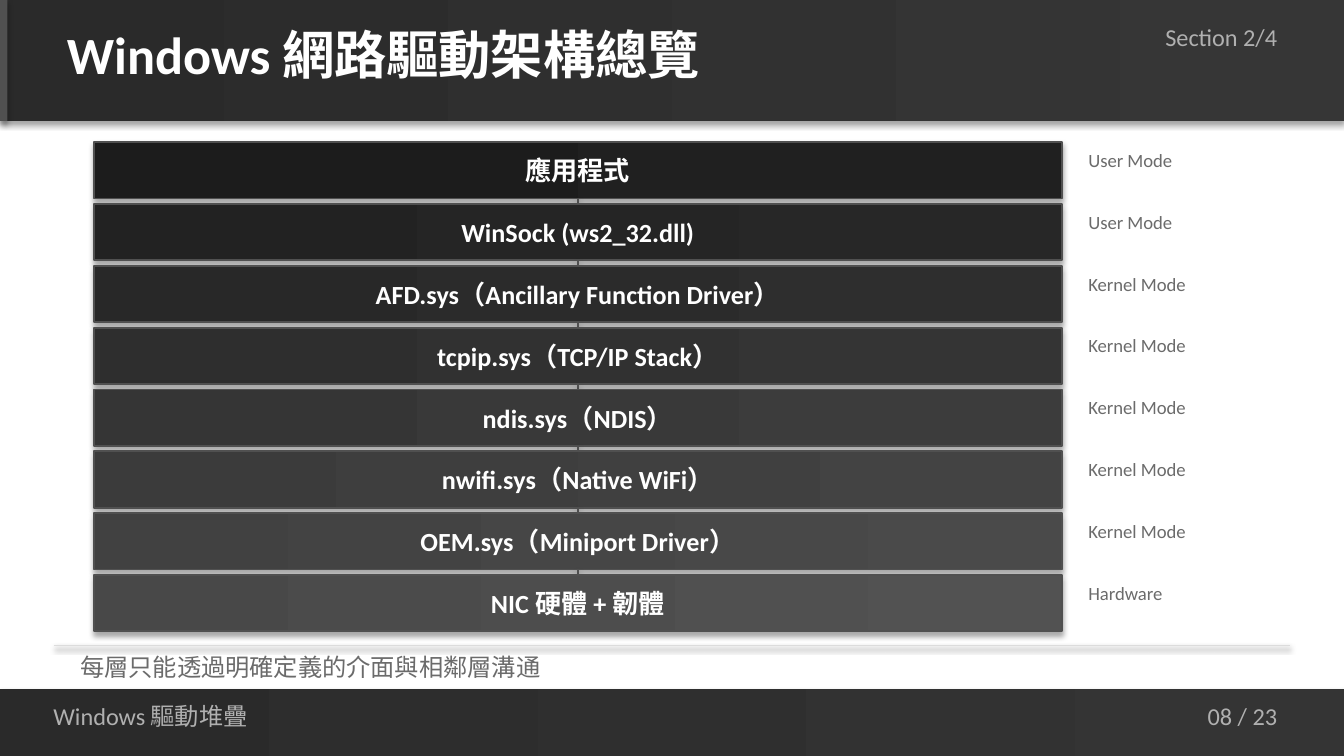
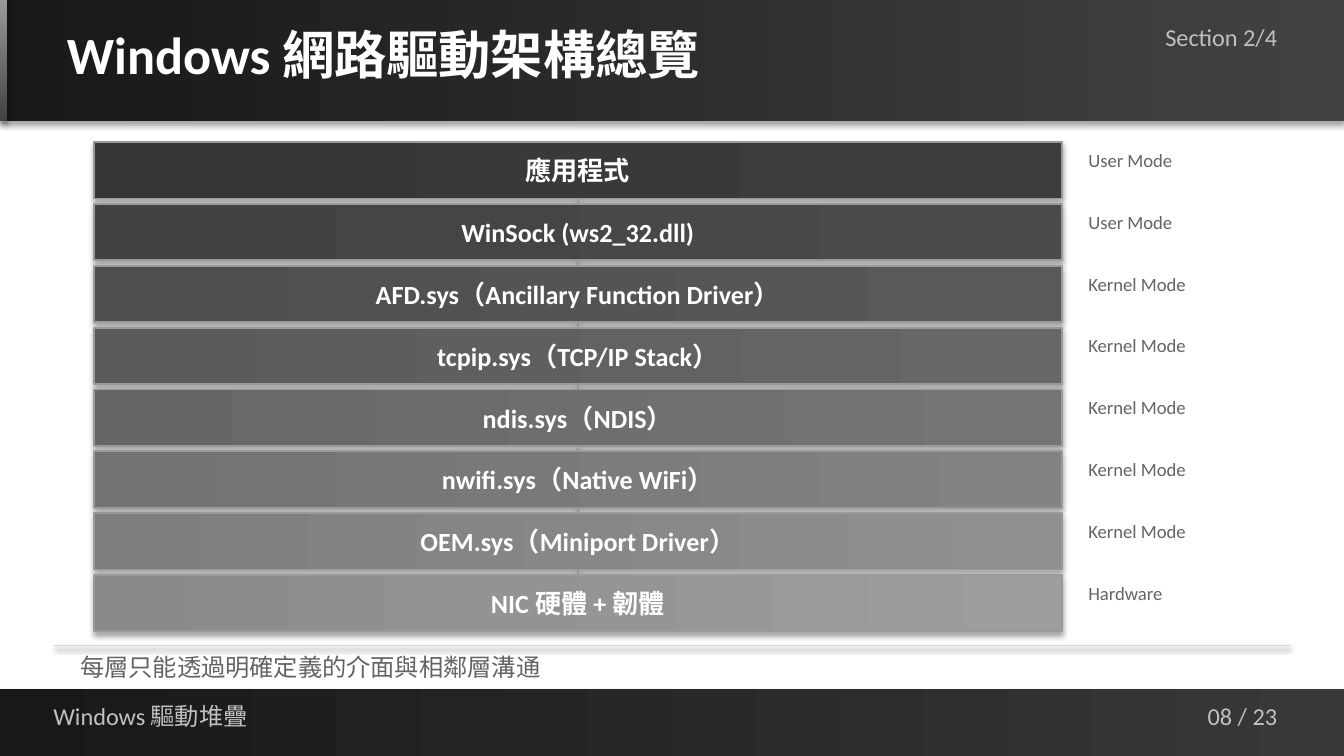
Before and after one commit to jacky92219-cell/network-ppt-project, a slide deck: slide 8 of output/network-card-csi-v5.1.pptx. Drawn at 1344x756 pixels with LibreOffice and Linux fonts; fonts in the diff are those of the drawing. Boxes give left, top, right and bottom in pixels: in the first picture for what was removed or moved away, otherwise in the second. Text is boxed around its words. In the diff, an @@ line names an element or a change of style, - is before the commit and + after.

```diff
--- a/output/network-card-csi-v5.1.pptx
+++ b/output/network-card-csi-v5.1.pptx
@@ rectangle at (x1=0, y1=0, x2=1344, y2=121): fill gradient #2A2A2A to #363636 to gradient #181818 to #424242 @@
@@ rectangle at (x1=0, y1=0, x2=8, y2=121): fill #505050 to gradient #9A9A9A to #424242 @@
@@ rectangle "應用程式" at (x1=94, y1=142, x2=1062, y2=199): fill gradient #1C1C1C to #202020 to gradient #353535 to #3C3C3C; outline #505050 1 pt to #9A9A9A 1 pt @@
@@ rectangle "WinSock (ws2_32.dll)" at (x1=94, y1=204, x2=1062, y2=261): fill gradient #222222 to #272727 to gradient #424242 to #4B4B4B; outline #505050 1 pt to #9A9A9A 1 pt @@
@@ line (578, 199) - (578, 204): stroke #505050 1 pt to #9A9A9A 1 pt @@
@@ rectangle "AFD.sys（Ancillary Function Driver）" at (x1=94, y1=266, x2=1062, y2=323): fill gradient #282828 to #2E2E2E to gradient #4E4E4E to #595959; outline #505050 1 pt to #9A9A9A 1 pt @@
@@ line (578, 261) - (578, 266): stroke #505050 1 pt to #9A9A9A 1 pt @@
@@ rectangle "tcpip.sys（TCP/IP Stack）" at (x1=94, y1=328, x2=1062, y2=384): fill gradient #2E2E2E to #343434 to gradient #5A5A5A to #676767; outline #505050 1 pt to #9A9A9A 1 pt @@
@@ line (578, 323) - (578, 328): stroke #505050 1 pt to #9A9A9A 1 pt @@
@@ line (578, 384) - (578, 390): stroke #505050 1 pt to #9A9A9A 1 pt @@
@@ rectangle "ndis.sys（NDIS）" at (x1=94, y1=390, x2=1062, y2=446): fill gradient #353535 to #3C3C3C to gradient #666666 to #757575; outline #505050 1 pt to #9A9A9A 1 pt @@
@@ line (578, 446) - (578, 452): stroke #505050 1 pt to #9A9A9A 1 pt @@
@@ rectangle "nwifi.sys（Native WiFi）" at (x1=94, y1=452, x2=1062, y2=508): fill gradient #3B3B3B to #434343 to gradient #727272 to #838383; outline #505050 1 pt to #9A9A9A 1 pt @@
@@ line (578, 508) - (578, 513): stroke #505050 1 pt to #9A9A9A 1 pt @@
@@ rectangle "OEM.sys（Miniport Driver）" at (x1=94, y1=513, x2=1062, y2=570): fill gradient #414141 to #4A4A4A to gradient #7E7E7E to #909090; outline #505050 1 pt to #9A9A9A 1 pt @@
@@ rectangle "NIC 硬體 + 韌體" at (x1=94, y1=575, x2=1062, y2=632): fill gradient #484848 to #525252 to gradient #8A8A8A to #9E9E9E; outline #505050 1 pt to #9A9A9A 1 pt @@
@@ line (578, 570) - (578, 575): stroke #505050 1 pt to #9A9A9A 1 pt @@
@@ rectangle at (x1=0, y1=688, x2=1344, y2=755): fill gradient #2A2A2A to #343434 to gradient #181818 to #383838 @@
@@ text colour #B0B0B0 to #C0C0C0 in 3 elements at (x1=1165, y1=29, x2=1277, y2=47), (x1=53, y1=705, x2=248, y2=727), (x1=1208, y1=708, x2=1278, y2=725) @@
```
Also in this commit, not shown: 22 other slides changed, 2 other files.
